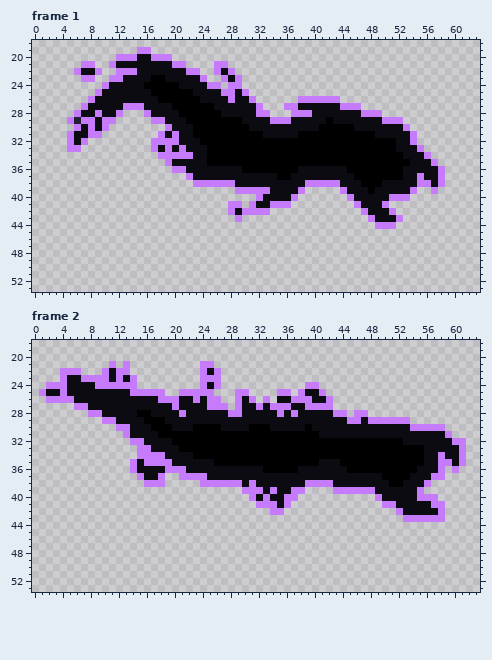
Pixel-art file, stored at assets/animations/wriggler/wriggler.aseprite. The picture above is the old version.
64x64 pixels, 4 frames. Shown: frame 1: x 0..63, y 18..53; frame 2: x 0..63, y 18..53. The commit also changed other frames, which this record leaves out.
The same view after the edit:
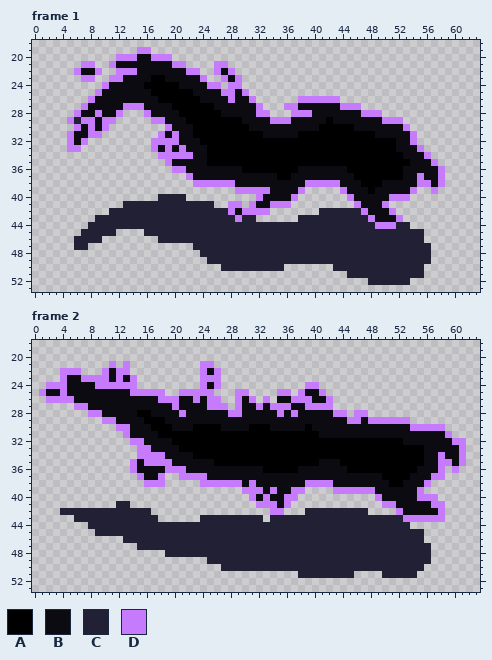
Palette (. is transparent): A #000000  B #0c0b11  C #222034  D #c57bfb
From old to new:
--- frame 1, layer "Shadow"
@@ x 0..63 @@
 39 .............................DDDDDBBBBD.....DBBBABBBBBD..D......
-40 ................................DBBBBD.......DBBBBBDDD..........
-41 ............................DD.DBBDDD.........DBBBD.............
-42 ............................DBDDDD.............DBBBD............
-43 .............................D..................DBBBD...........
-44 .................................................DDD............
-45 ................................................................
-46 ................................................................
-47 ................................................................
-48 ................................................................
-49 ................................................................
-50 ................................................................
-51 ................................................................
-52 ................................................................
+40 ..................CCCC..........DBBBBD.......DBBBBBDDD..........
+41 .............CCCCCCCCCCCCC..DD.DBBDDD.........DBBBD.............
+42 ...........CCCCCCCCCCCCCCCCCDBDDDD.......CCCCCCDBBBD............
+43 .........CCCCCCCCCCCCCCCCCCCCDCC......CCCCCCCCCCDBBBD...........
+44 ........CCCCCCCCCCCCCCCCCCCCCCCCCCCCCCCCCCCCCCCCCDDDCC..........
+45 .......CCCCC....CCCCCCCCCCCCCCCCCCCCCCCCCCCCCCCCCCCCCCCC........
+46 ......CCCC........CCCCCCCCCCCCCCCCCCCCCCCCCCCCCCCCCCCCCC........
+47 ......CC...............CCCCCCCCCCCCCCCCCCCCCCCCCCCCCCCCCC.......
+48 ........................CCCCCCCCCCCCCCCCCCCCCCCCCCCCCCCCC.......
+49 .........................CCCCCCCCCCCCCCCCCCCCCCCCCCCCCCCC.......
+50 ...........................CCCCCCCCC.......CCCCCCCCCCCCC........
+51 .............................................CCCCCCCCCCC........
+52 ................................................CCCCCC..........
 53 ................................................................
--- frame 2, layer "Shadow"
@@ x 0..63 @@
 40 ...............................DBDBBDD...........DBBBBBDDD......
-41 ................................DDDBD.............DDBBBBBDD.....
-42 ..................................DD................DBBBBBD.....
-43 .....................................................DDDDDD.....
-44 ................................................................
-45 ................................................................
-46 ................................................................
-47 ................................................................
-48 ................................................................
-49 ................................................................
-50 ................................................................
-51 ................................................................
+41 ............CC..................DDDBD.............DDBBBBBDD.....
+42 ....CCCCCCCCCCCCC.................DD...CCCCCCCCC....DBBBBBD.....
+43 ......CCCCCCCCCCCC......CCCCCCCCC.CCCCCCCCCCCCCCCCCCCDDDDDD.....
+44 ........CCCCCCCCCCCCCCCCCCCCCCCCCCCCCCCCCCCCCCCCCCCCCC..........
+45 .........CCCCCCCCCCCCCCCCCCCCCCCCCCCCCCCCCCCCCCCCCCCCCCC........
+46 .............CCCCCCCCCCCCCCCCCCCCCCCCCCCCCCCCCCCCCCCCCCC........
+47 ...............CCCCCCCCCCCCCCCCCCCCCCCCCCCCCCCCCCCCCCCCCC.......
+48 ...................CCCCCCCCCCCCCCCCCCCCCCCCCCCCCCCCCCCCCC.......
+49 .........................CCCCCCCCCCCCCCCCCCCCCCCCCCCCCCCC.......
+50 ...........................CCCCCCCCCCCCCCCCCCCCCCCCCCCCC........
+51 ......................................CCCCCCCC....CCCCC.........
 52 ................................................................
